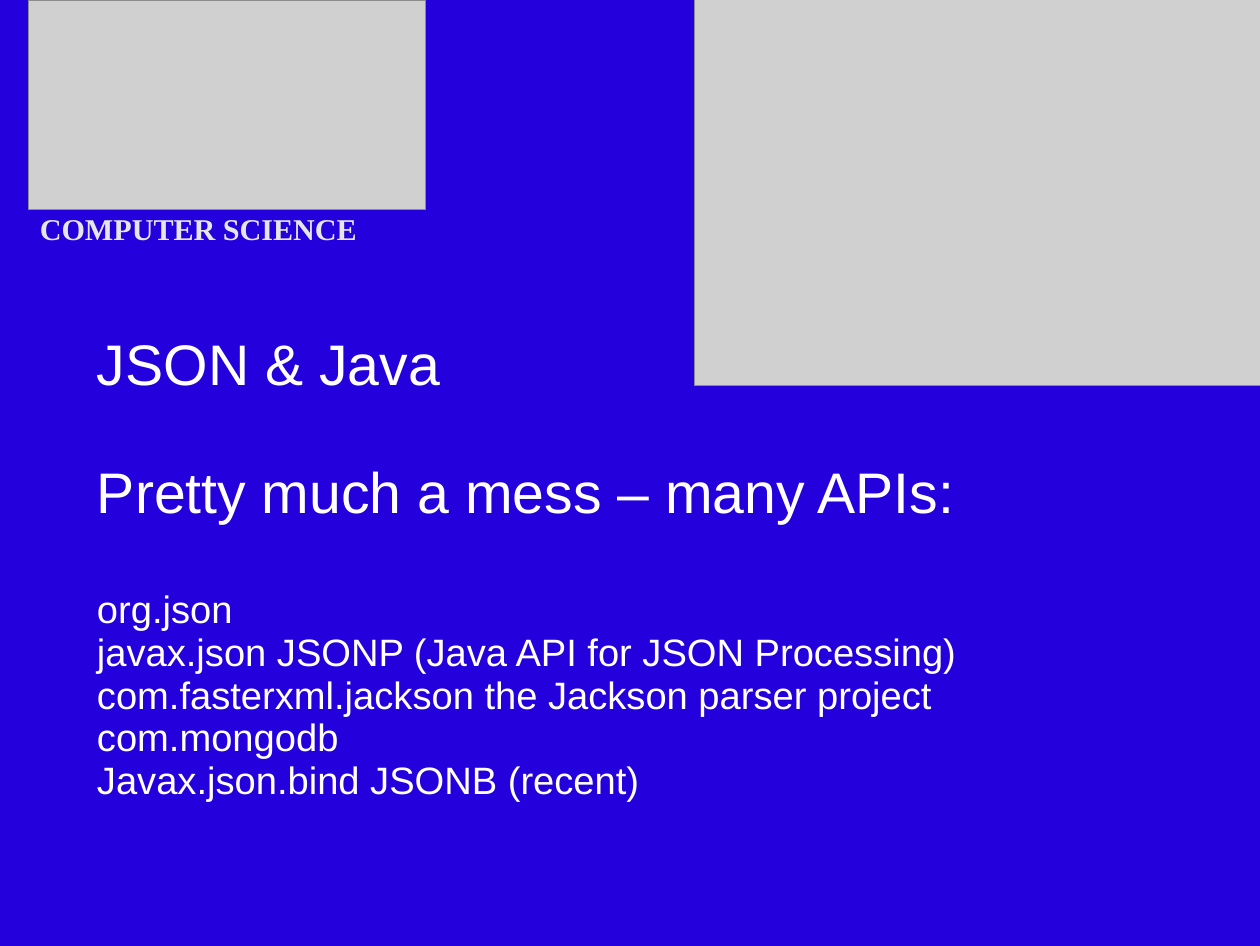
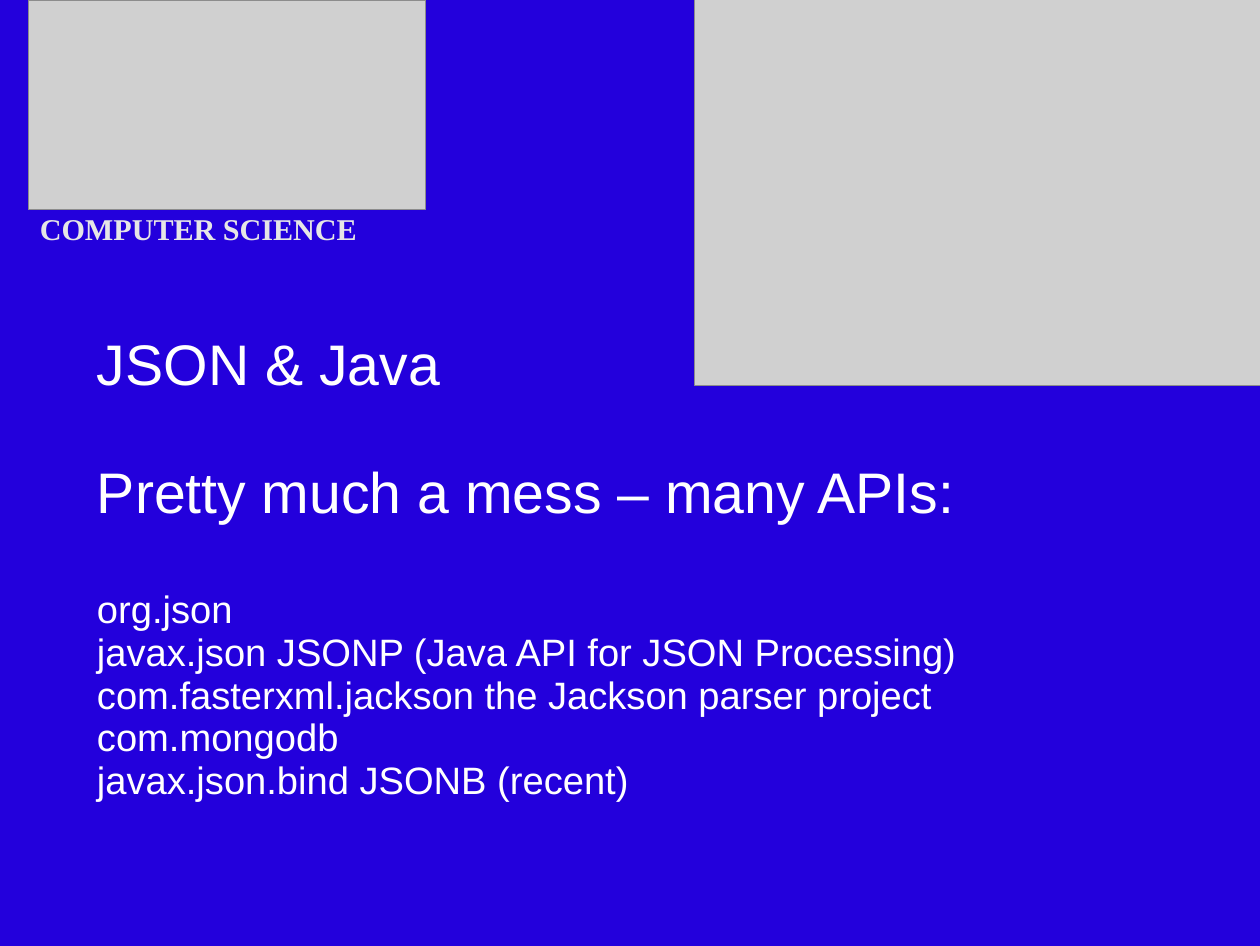
Before and after one commit to BOwsnicki/Distrib, a slide deck: slide 1 of slides/JSONB.odp. Drawn at 1260x946 pixels with LibreOffice and Linux fonts; fonts in the diff are those of the drawing; grey boxes stand for pictures. Boxes give left, top, right and bottom in pixels: in the first picture for what was removed or moved away, otherwise in the second. Text is boxed around its words. In the diff, an @@ line names an element or a change of style, - is before the commit and + after.

```diff
--- a/slides/JSONB.odp
+++ b/slides/JSONB.odp
@@ text at [97,766,628,802]: text changed @@
-Javax.json.bind JSONB (recent)
+javax.json.bind JSONB (recent)
```
Also in this commit, not shown: 11 other files.
